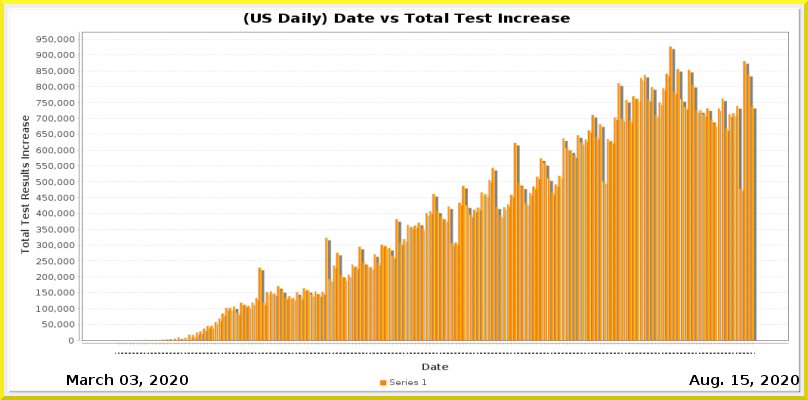
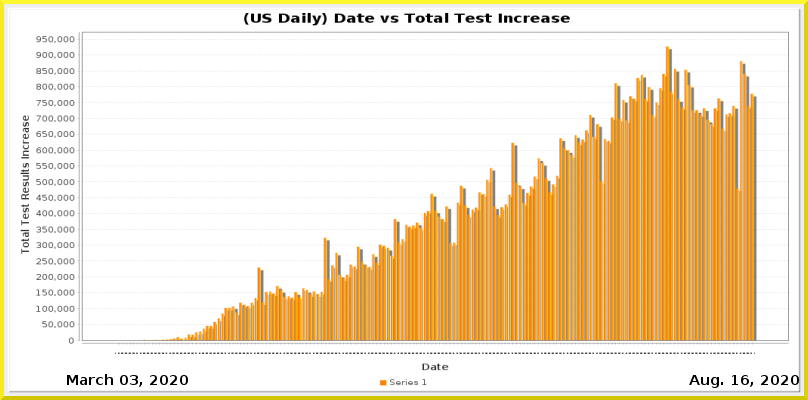
The second 808px x 400px image is a revision of the first. Changes to its layers:
painted on "Current Date" over [741,375,749,385]
painted on "Date_vs_TestIncrease.png" over [137,46,757,354]
